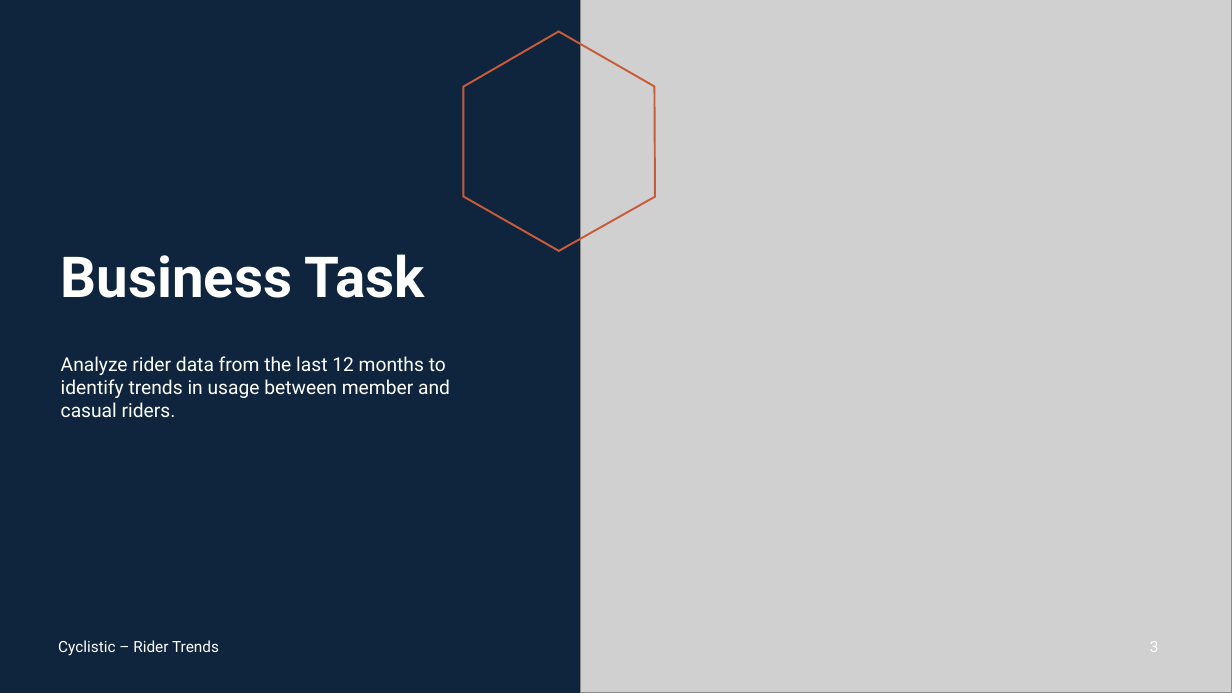
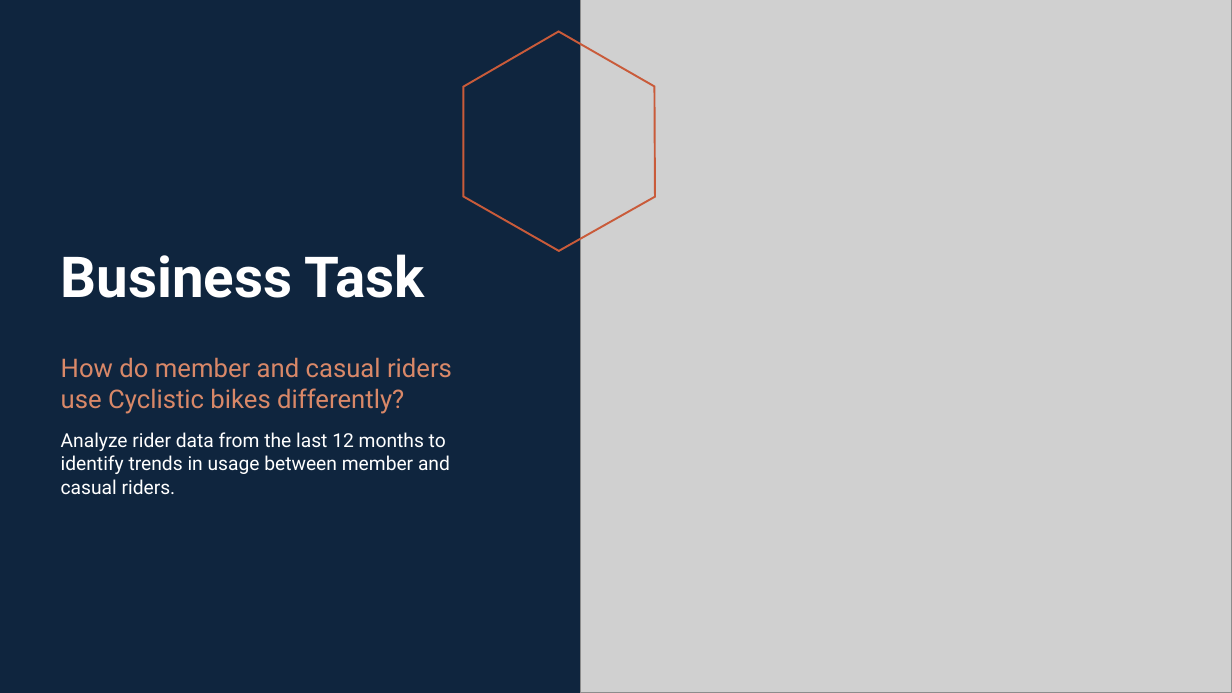
Before and after one commit to analusis/analusis.github.io, a slide deck: slide 3 of downloads/2023-04-02-gda-cs1/CyclisticRiderTrends.pptx. Drawn at 1232x693 pixels with LibreOffice and Linux fonts; fonts in the diff are those of the drawing; grey boxes stand for pictures. Boxes give left, top, right and bottom in pixels: in the first picture for what was removed or moved away, otherwise in the second. Text is boxed around its words. In the diff, an @@ line names an element or a change of style, - is before the commit and + after.

```diff
--- a/downloads/2023-04-02-gda-cs1/CyclisticRiderTrends.pptx
+++ b/downloads/2023-04-02-gda-cs1/CyclisticRiderTrends.pptx
@@ text at (x1=61, y1=357, x2=452, y2=414): text changed; size 15 to 20 pt; text colour #FFFFFF to #D98868 @@
-Analyze rider data from the last 12 months to identify trends in usage between member and casual riders.
+How do member and casual riders use Cyclistic bikes differently?
@@ text added at (x1=61, y1=432, x2=450, y2=494), 15 pt, text #FFFFFF @@
+Analyze rider data from the last 12 months to identify trends in usage between member and casual riders.
@@ text removed at (x1=58, y1=640, x2=219, y2=656) @@
-Cyclistic – Rider Trends
@@ page number removed at (x1=1150, y1=641, x2=1159, y2=652) @@
-3
```
Also in this commit, not shown: 13 other slides changed.
